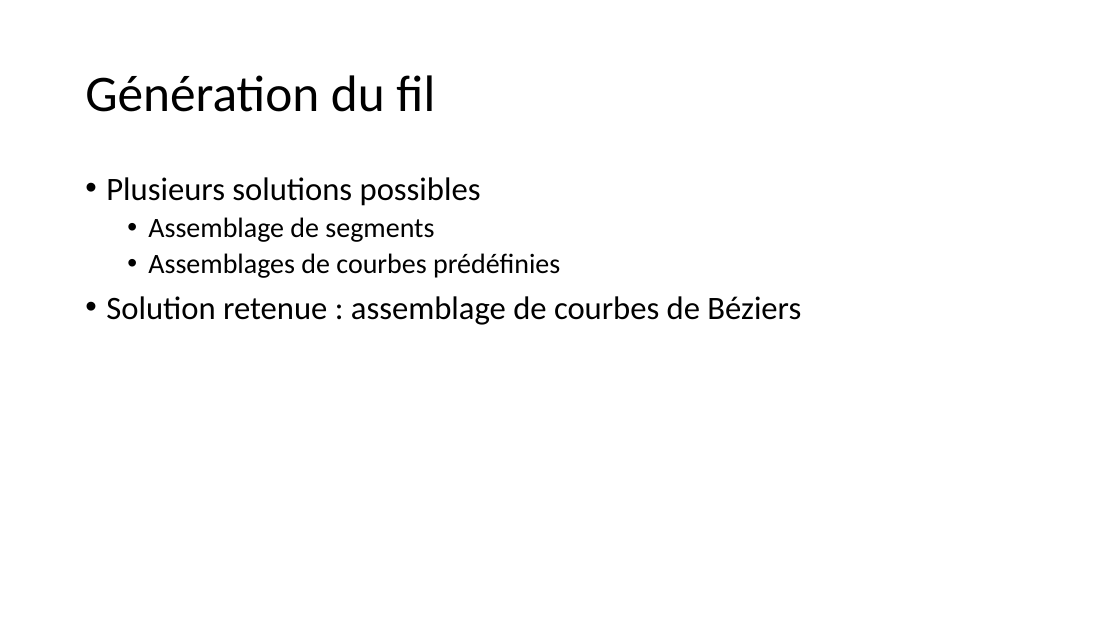
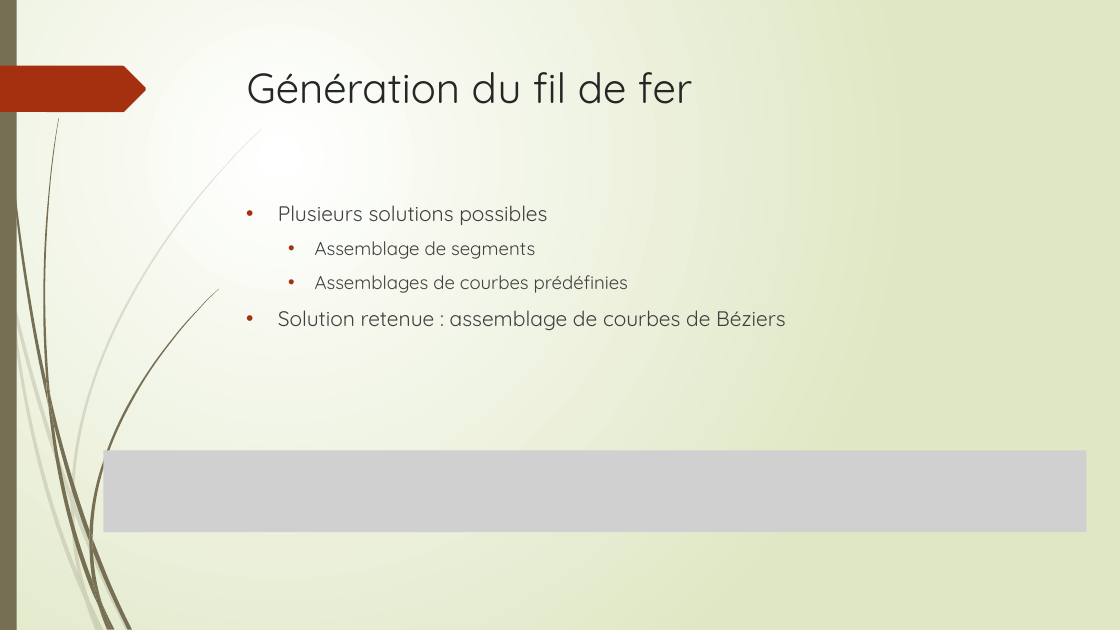
Before and after one commit to kathary/PFE_WireLoop, a slide deck: slide 6 of Doc/WireLoop.pptx (slide 3 before the commit). Drawn at 1120x630 pixels with LibreOffice and Linux fonts; fonts in the diff are those of the drawing; grey boxes stand for pictures. Boxes give left, top, right and bottom in pixels: in the first picture for what was removed or moved away, otherwise in the second. Text is boxed around its words. In the diff, an @@ line names an element or a change of style, - is before the commit and + after.

```diff
--- a/Doc/WireLoop.pptx
+++ b/Doc/WireLoop.pptx
@@ background #FFFFFF to gradient #FFFFFF to #DFE8C4 @@
@@ rectangle added at [0, 0, 17, 630], fill #766F54 @@
@@ title "Génération du fil de fer" at [247, 72, 692, 104]: vertical alignment middle to top @@
@@ freeform shape added at [0, 66, 146, 112], fill #A53010 @@
@@ title at [247, 72, 692, 104]: text changed; size 44 to 36 pt; font Calibri to Quicksand; text colour #000000 to #262626 @@
-Génération du fil
+Génération du fil de fer
@@ text "Plusieurs solutions possibles": place and size @@
-text "Plusieurs solutions possibles" at [106, 177, 801, 325]
+text "Plusieurs solutions possibles" at [278, 205, 785, 330]
@@ text "Plusieurs solutions possibles" at [278, 205, 785, 330]: size 28 to 18 pt in "Plusieurs solutions possibles", "Solution retenue : assemblage de courbes de ..."; font Calibri to Quicksand, text colour #000000 to #404040; size 24 to 16 pt in "Assemblage de segments", "Assemblages de courbes prédéfinies"; indent changed; line spacing 0.9 to 1; more space between paragraphs @@
@@ picture added at [103, 450, 1086, 532] @@
@@ group added at [0, 129, 262, 630]: 10 freeform shapes @@
@@ group added at [3, 0, 218, 630]: 12 freeform shapes @@
```
Also in this commit, not shown: 2 other slides changed, 8 slides added, 1 slide removed, 1 other file.
